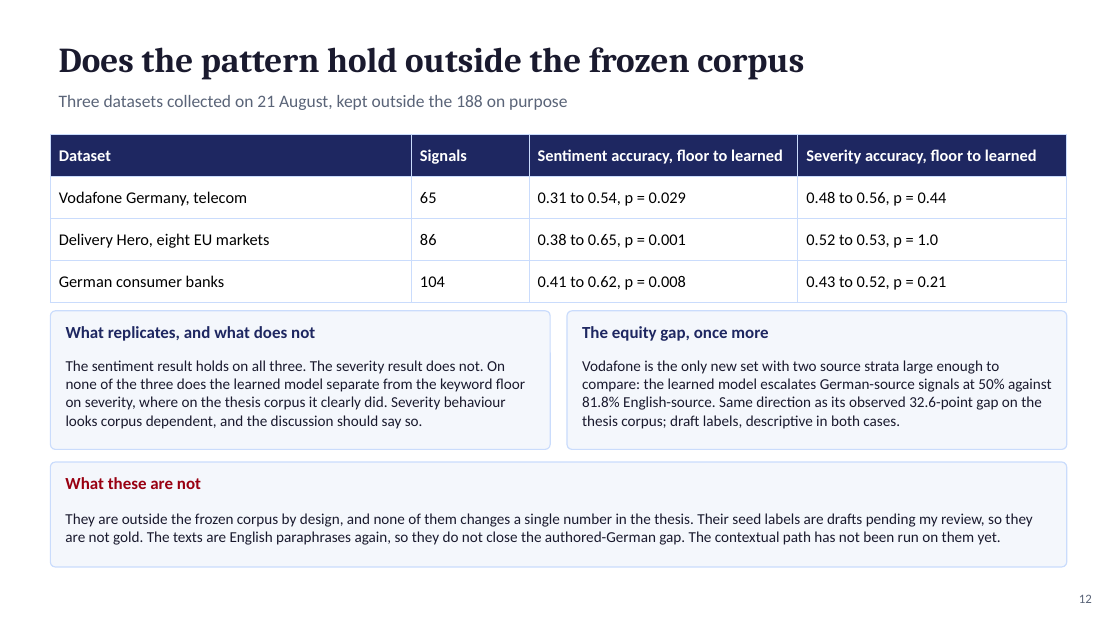
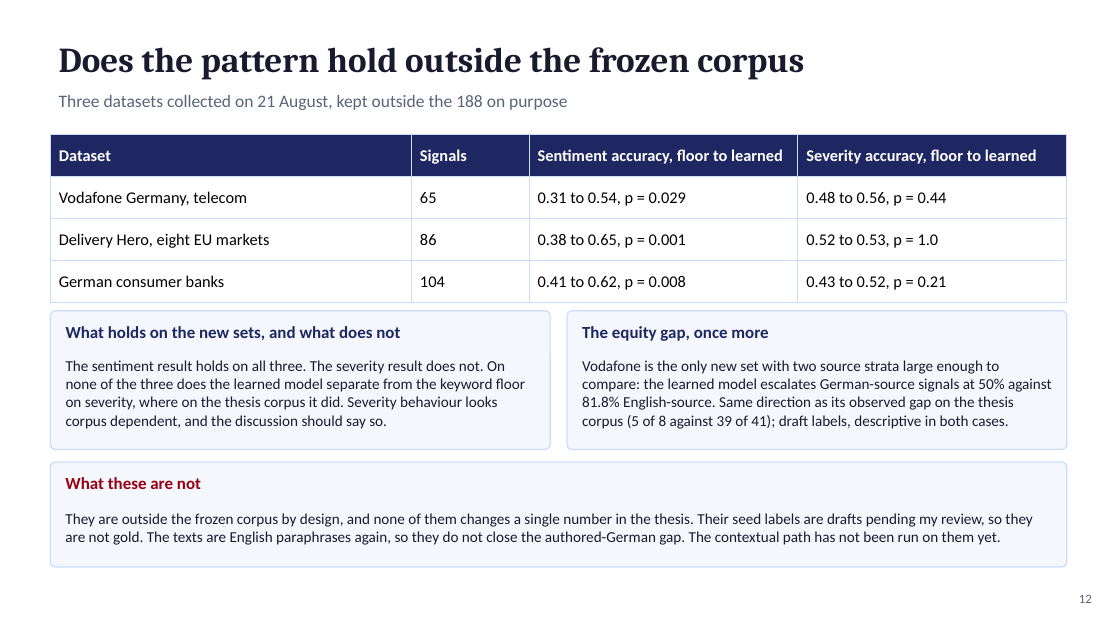
Before and after one commit to fogu13/CLARA, a slide deck: slide 12 of thesis/defense/defense_deck.pptx. Drawn at 1120x630 pixels with LibreOffice and Linux fonts; fonts in the diff are those of the drawing. Boxes give left, top, right and bottom in pixels: in the first picture for what was removed or moved away, otherwise in the second. Text is boxed around its words. In the diff, an @@ line names an element or a change of style, - is before the commit and + after.

```diff
--- a/thesis/defense/defense_deck.pptx
+++ b/thesis/defense/defense_deck.pptx
@@ text at [66,326,400,340]: text changed @@
-What replicates, and what does not
+What holds on the new sets, and what does not
@@ text at [66,360,525,429]: text changed @@
-The sentiment result holds on all three. The severity result does not. On none of the three does the learned model separate from the keyword floor on severity, where on the thesis corpus it clearly did. Severity behaviour looks corpus dependent, and the discussion should say so.
+The sentiment result holds on all three. The severity result does not. On none of the three does the learned model separate from the keyword floor on severity, where on the thesis corpus it did. Severity behaviour looks corpus dependent, and the discussion should say so.
@@ text at [582,360,1052,429]: text changed @@
-Vodafone is the only new set with two source strata large enough to compare: the learned model escalates German-source signals at 50% against 81.8% English-source. Same direction as its observed 32.6-point gap on the thesis corpus; draft labels, descriptive in both cases.
+Vodafone is the only new set with two source strata large enough to compare: the learned model escalates German-source signals at 50% against 81.8% English-source. Same direction as its observed gap on the thesis corpus (5 of 8 against 39 of 41); draft labels, descriptive in both cases.
```
Also in this commit, not shown: 18 other slides changed, 6 other files.
